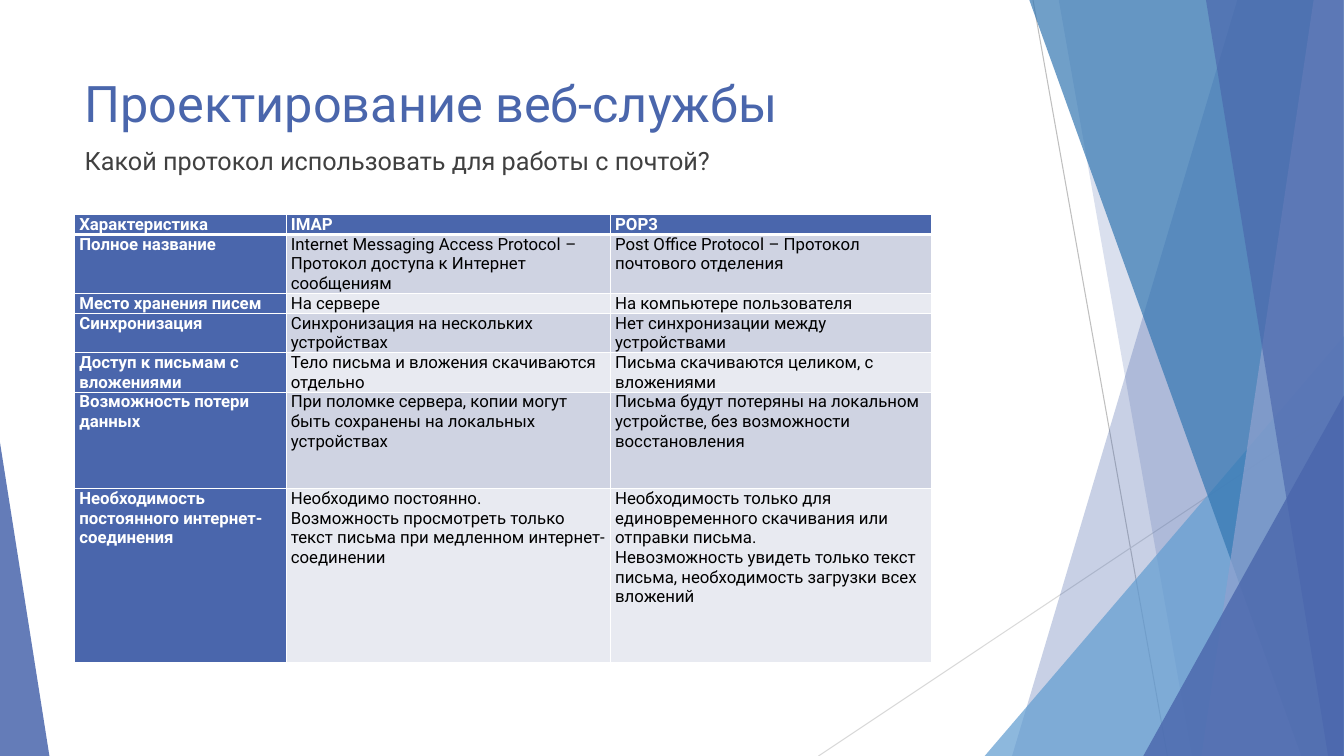
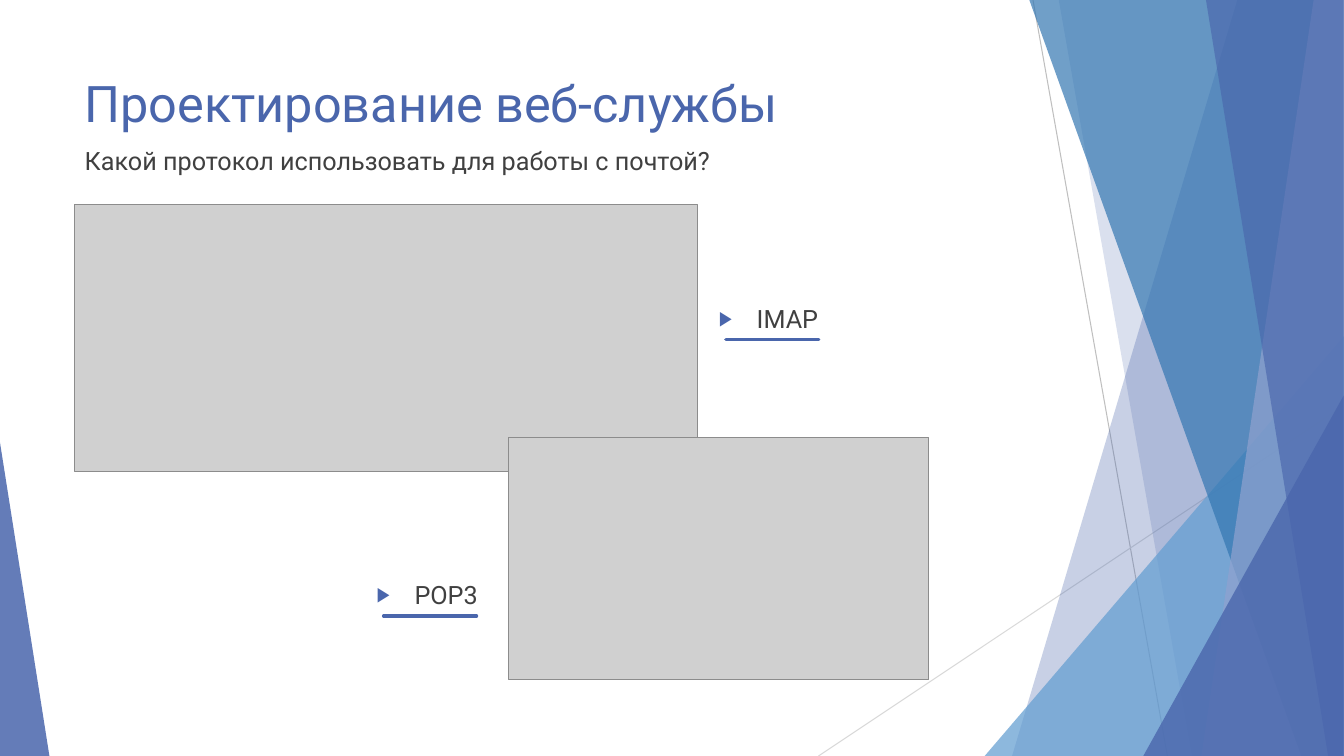
Before and after one commit to mJaJksJ/VCR, a slide deck: slide 6 of Конференция/Презентация.pptx. Drawn at 1344x756 pixels with LibreOffice and Linux fonts; fonts in the diff are those of the drawing; grey boxes stand for pictures. Boxes give left, top, right and bottom in pixels: in the first picture for what was removed or moved away, otherwise in the second. Text is boxed around its words. In the diff, an @@ line names an element or a change of style, - is before the commit and + after.

```diff
--- a/Конференция/Презентация.pptx
+++ b/Конференция/Презентация.pptx
@@ picture added at [75, 205, 698, 472] @@
@@ table removed at [75, 215, 933, 666], 7 rows, 3 columns @@
-Характеристика | IMAP | POP3
-Полное название | Internet Messaging Access Protocol – Протокол доступа к Интернет сообщениям | Post Office Protocol – Протокол почтового отделения
-Место хранения писем | На сервере | На компьютере пользователя
-Синхронизация | Синхронизация на нескольких устройствах | Нет синхронизации между устройствами
-Доступ к письмам с вложениями | Тело письма и вложения скачиваются отдельно | Письма скачиваются целиком, с вложениями
-Возможность потери данных | При поломке сервера, копии могут быть сохранены на локальных устройствах | Письма будут потеряны на локальном устройстве, без возможности восстановления
-Необходимость постоянного интернет-соединения | Необходимо постоянно. / Возможность просмотреть только текст письма при медленном интернет-соединении | Необходимость только для единовременного скачивания или отправки письма. / Невозможность увидеть только текст письма, необходимость загрузки всех вложений
@@ text added at [757, 310, 818, 328], 18 pt, text #404040 @@
+▶ IMAP
@@ line added from (819, 340) to (726, 340), #4A66AC 2.25 pt @@
@@ picture added at [509, 438, 930, 681] @@
@@ text added at [415, 586, 478, 605], 18 pt, text #404040 @@
+▶ POP3
@@ line added from (477, 616) to (384, 616), #4A66AC 2.25 pt @@
```
Also in this commit, not shown: 2 other slides changed, 1 slide added, 1 slide removed.
